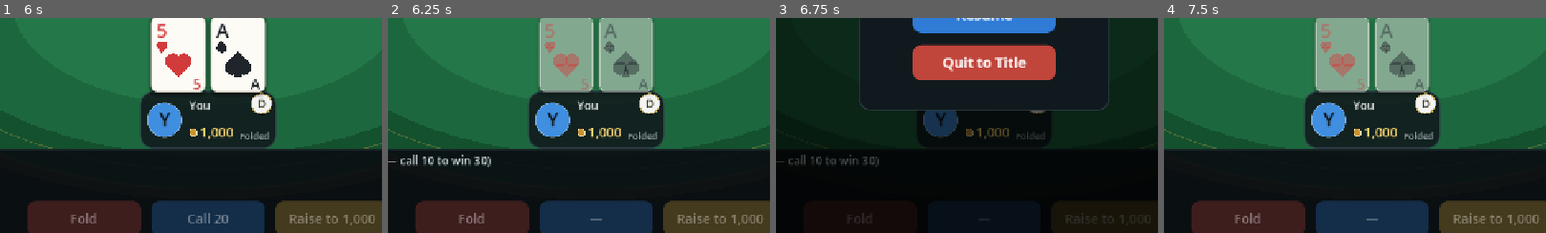
Above: before the commit, frames 1-4 (left to right).
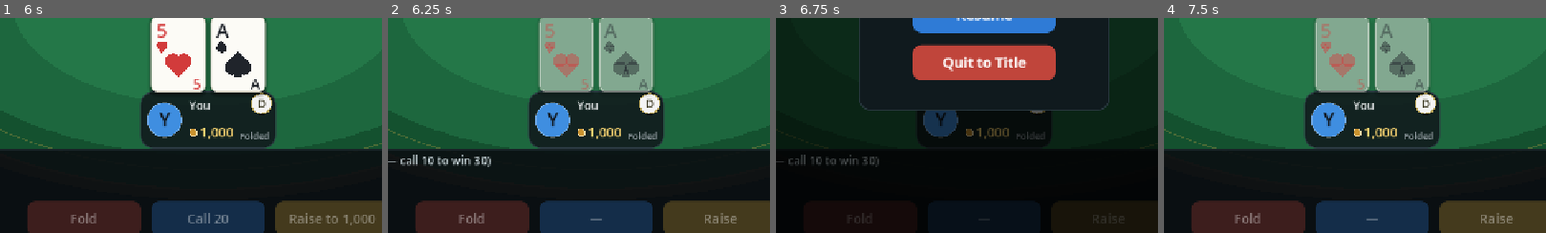
Above: after the commit, the same moments.

Repository: steve-hewitt/holdem-holdup
Game: Godot game, scene res://scenes/main.tscn
Same seed, same stepped clock (60 frames per second), same inputs: the game is played once before the commit and once after it.
Inputs (mouse positions are % of the whole screen's width and height, from its top left):
- Up to frame 1 (6 s): click "DEAL ME IN" at 0.5 s; tap Enter at 1.25 s; move the mouse to (72, 45) at 1.27 s; hold Up 1.28-2 s; hold Shift 1.28-2 s; click (72, 45) at 1.42 s; tap Space at 1.52, 1.82 s; drag from (30, 55) to (45, 70) at 2.02 s; click "Min" at 2.75 s; click "½ Pot" at 3.5 s; click "Pot" at 4.25 s; click "Max" at 5 s; click "Fold" at 5.75 s
- Up to frame 2 (6.25 s): no input
- Up to frame 3 (6.75 s): click "Menu" at 6.5 s
- Up to frame 4 (7.5 s): click "Resume" at 7.25 s
The pictures show only the part of the screen within x 23-73%, y 49-99%; the shares and areas given below are measured in that part.

Frame 1 is identical in both runs. In frame 2, 0.5% of the frame differs, in the area x 75-98%, y 90-97%; in frame 3, 0.1%; in frame 4, 0.5%.

Commit message:
Casino all-in exposure: flip hands when pot is all-in, slow runout, slowest river
- Engine: _run_out_and_showdown emits all_in_showdown when every
  contender is all-in with board to come; runout street events carry a
  flag; exposed hands stay in revealed_ids under any muck policy
- Table: 'All-in! Cards on their backs!' banner, staggered exposure
  flips without strength announcements, slower card flight on runouts,
  sweat holds per street (flop 0.55, turn 0.9, river 1.5 plus a river
  banner), exposed hands skip the final re-flip and only get announced
- Tests: exposure only with all contenders all-in and board incomplete,
  no exposure on rivers or with a live player, muck union, UI flip and
  refresh persistence, runout community face-up, human verb agreement

Diff:
--- a/scripts/core/poker_game.gd
+++ b/scripts/core/poker_game.gd
@@ -51,6 +51,8 @@
 ## Showdown reveal order (player ids) and the subset actually flipped face-up.
 var reveal_order: Array = []
 var revealed_ids: Array = []
+## Contenders exposed early by an all-in runout (subset of revealed_ids).
+var exposed_ids: Array = []
 ## Reveal policy override; defaults to the project setting in setup().
 var showdown_reveal_mode: String = REVEAL_SHOW_ALL
 
@@ -79,6 +81,7 @@
 	last_aggressor = -1
 	reveal_order.clear()
 	revealed_ids.clear()
+	exposed_ids.clear()
 	deck = Deck.new(seed_value)
 	button = -1
 	hand_number = 0
@@ -100,6 +103,7 @@
 	last_pots.clear()
 	reveal_order.clear()
 	revealed_ids.clear()
+	exposed_ids.clear()
 	last_aggressor = -1
 	hand_over = false
 
@@ -371,10 +375,30 @@
 
 
 func _run_out_and_showdown() -> void:
+	# Casino rule: when every remaining contender is all-in with board still
+	# to come, hands are exposed before the runout so the table can sweat it.
+	var exposed := _exposed_all_in_ids()
+	exposed_ids = exposed.duplicate()
+	if not exposed.is_empty():
+		_event({"type": "all_in_showdown", "players": exposed})
 	while street < Street.RIVER:
 		street += 1
-		_deal_street_cards()
+		_deal_street_cards(not exposed.is_empty())
 	_do_showdown()
+
+
+## Player ids whose hole cards must be flipped now: every contender is
+## all-in and the board is incomplete. Empty when normal covering applies
+## (someone can still bet, or the board is already out).
+func _exposed_all_in_ids() -> Array:
+	if community.size() >= 5:
+		return []
+	var ids: Array = []
+	for p in _contenders():
+		if not p.all_in:
+			return []
+		ids.append(p.id)
+	return ids if ids.size() > 1 else []
 
 
 func _do_showdown() -> void:
@@ -395,6 +419,8 @@
 		p.has_acted = true
 		p.net_last = p.won_last - p.committed
 	reveal_order = _compute_reveal_order()
+	# Hands exposed mid-runout stay up no matter the muck policy.
+	revealed_ids = exposed_ids.duplicate()
 	if showdown_reveal_mode == REVEAL_MUCK_LOSERS:
 		revealed_ids.clear()
 		for pid in reveal_order:
@@ -402,6 +428,9 @@
 				revealed_ids.append(pid)
 	else:
 		revealed_ids = reveal_order.duplicate()
+	for pid in exposed_ids:
+		if not revealed_ids.has(pid):
+			revealed_ids.append(pid)
 	_build_showdown_results()
 	hand_over = true
 	street = Street.SHOWDOWN
@@ -606,7 +635,7 @@
 	_event({"type": "blind", "player": p.id, "amount": posted, "label": label})
 
 
-func _deal_street_cards() -> void:
+func _deal_street_cards(runout: bool = false) -> void:
 	var count := 3 if street == Street.FLOP else 1
 	var dealt: Array = []
 	for _i in range(count):
@@ -614,7 +643,7 @@
 		community.append(card)
 		dealt.append(card)
 	_event({"type": "street", "street": street, "cards": dealt,
-		"name": street_name()})
+		"name": street_name(), "runout": runout})
 
 
 func _increase_blinds() -> void:
--- a/scripts/ui/table_view.gd
+++ b/scripts/ui/table_view.gd
@@ -62,6 +62,11 @@
 	"street_settle": 0.40,
 	"refund": 0.32,
 	"reveal_stagger": 0.45,
+	"all_in_flip": 0.35,
+	"runout_deal": 0.45,
+	"runout_flop": 0.55,
+	"runout_turn": 0.90,
+	"runout_river": 1.50,
 	"spotlight_hold": 0.90,
 	"showdown_reveal": 0.65,
 	"win": 0.70,
@@ -106,6 +111,7 @@
 var _hole_slots: Dictionary = {}       # player id -> Array[Vector2]
 var _community_slots: Array = []
 var _spotlight: Array = []               # CardViews currently lifted for showdown
+var _exposed: Array = []                 # player ids flipped early by all-in runout
 var _pot_value: int = 0
 var _human_can_raise: bool = false
 var _build_done: bool = false
@@ -409,6 +415,9 @@
 		return false
 	if p.folded:
 		return false
+	# Hands exposed mid-runout stay face-up for the rest of the hand.
+	if _exposed.has(p.id) or game.exposed_ids.has(p.id):
+		return true
 	if not game.revealed_ids.is_empty() and not game.revealed_ids.has(p.id):
 		return false
 	return p.last_hand_name != "" or game.street == PokerGame.Street.SHOWDOWN
@@ -439,22 +448,25 @@
 		if not revealed.has(pid):
 			continue
 		var p: PokerPlayer = game.players[pid]
-		for k in range(_hole_views[pid].size()):
-			if k < p.hole.size():
-				var cv: CardView = _hole_views[pid][k]
-				cv.visible = true
-				cv.set_card(p.hole[k], false)
-		_sync_seats()
-		SoundBank.play("deal", 1.0, -12.0)
-		for k in range(_hole_views[pid].size()):
-			if k < p.hole.size():
-				var cv2: CardView = _hole_views[pid][k]
-				await animate_flip(cv2, p.hole[k])
+		# Runout-exposed hands are already face-up; only announce them.
+		if not _exposed.has(pid):
+			for k in range(_hole_views[pid].size()):
+				if k < p.hole.size():
+					var cv: CardView = _hole_views[pid][k]
+					cv.visible = true
+					cv.set_card(p.hole[k], false)
+			_sync_seats()
+			SoundBank.play("deal", 1.0, -12.0)
+			for k in range(_hole_views[pid].size()):
+				if k < p.hole.size():
+					var cv2: CardView = _hole_views[pid][k]
+					await animate_flip(cv2, p.hole[k])
 		var made := p.last_hand_detail if p.last_hand_detail != "" else p.last_hand_name
+		var verb := "show" if p.is_human else "shows"
 		if made != "":
-			set_status("%s shows %s" % [p.display_name, made])
+			set_status("%s %s %s" % [p.display_name, verb, made])
 		else:
-			set_status("%s shows" % p.display_name)
+			set_status("%s %s" % [p.display_name, verb])
 		await get_tree().create_timer(_pace("reveal_stagger", 0.45), false).timeout
 
 
@@ -523,6 +535,7 @@
 	_history.clear()
 	_last_recorded = ""
 	_history_label.text = ""
+	_exposed.clear()
 	_clear_spotlight()
 	_community_dealt = 0
 
@@ -598,10 +611,19 @@
 				set_status(_action_message(ev))
 				await get_tree().create_timer(dwell, false).timeout
 			"street":
-				await _deal_community(ev["cards"])
+				var runout := bool(ev.get("runout", false))
+				var street_no := int(ev.get("street", -1))
+				if runout and street_no == PokerGame.Street.RIVER:
+					await show_banner("The river…", GOLD, 1.0)
+				await _deal_community(ev["cards"], runout, street_no)
 				_sync_seats()
-				set_status(ev.get("name", "") + " \u2014 " + _turn_status())
+				set_status(ev.get("name", "") + " — " + _turn_status())
 				await get_tree().create_timer(_pace("street_settle", 0.40), false).timeout
+			"all_in_showdown":
+				var exposed: Array = ev.get("players", [])
+				_sync_seats()
+				await show_banner("All-in! Cards on their backs!", GOLD, 1.2)
+				await _expose_hole_cards(exposed)
 			"refund":
 				animate_chip_flight(POT_CENTER * size, seat_center(ev["player"]), Color("#9ad06a"), 2, 0.3)
 				set_status(ev.get("message", ""))
@@ -659,7 +681,7 @@
 	_seat_views[pid].set_turn(true)
 
 
-func _deal_community(cards: Array) -> void:
+func _deal_community(cards: Array, runout: bool = false, street_no: int = -1) -> void:
 	for card in cards:
 		if _community_dealt >= _community_views.size():
 			break
@@ -671,10 +693,47 @@
 		cv.position = DECK_ORIGIN * size - cv.size * 0.5
 		cv.set_card(card, false)
 		SoundBank.play("deal", randf_range(0.9, 1.05))
+		var flight := _pace("runout_deal", 0.45) if runout else 0.16
 		var t := create_tween()
-		t.tween_property(cv, "position", target, 0.16).set_trans(Tween.TRANS_QUAD).set_ease(Tween.EASE_OUT)
+		t.tween_property(cv, "position", target, flight).set_trans(Tween.TRANS_QUAD).set_ease(Tween.EASE_OUT)
 		await t.finished
 		await animate_flip(cv, card)
+		if runout:
+			await get_tree().create_timer(_runout_hold(street_no), false).timeout
+
+
+## Sweat dwell after each runout card: the river holds longest.
+func _runout_hold(street_no: int) -> float:
+	match street_no:
+		PokerGame.Street.RIVER:
+			return _pace("runout_river", 1.50)
+		PokerGame.Street.TURN:
+			return _pace("runout_turn", 0.90)
+		_:
+			return _pace("runout_flop", 0.55)
+
+
+## Flip exposed all-in hands face-up without announcing their strength;
+## the runout itself is the drama.
+func _expose_hole_cards(exposed: Array) -> void:
+	if game == null:
+		return
+	for pid in exposed:
+		if not _exposed.has(pid):
+			_exposed.append(pid)
+		var p: PokerPlayer = game.players[pid]
+		for k in range(_hole_views[pid].size()):
+			if k < p.hole.size():
+				var cv: CardView = _hole_views[pid][k]
+				cv.visible = true
+				cv.set_card(p.hole[k], false)
+		_sync_seats()
+		SoundBank.play("deal", 1.0, -12.0)
+		for k in range(_hole_views[pid].size()):
+			if k < p.hole.size():
+				await animate_flip(_hole_views[pid][k], p.hole[k])
+		set_status("%s is all-in — no more bets" % p.display_name, false)
+		await get_tree().create_timer(_pace("all_in_flip", 0.35), false).timeout
 
 
 func _update_hud() -> void:
@@ -910,6 +969,7 @@
 	_call_button.disabled = true
 	_raise_button.disabled = true
 	_call_button.text = "—"
+	_raise_button.text = "Raise"
 	_raise_slider.visible = false
 	_raise_label.visible = false
 	for b in _quick_buttons:
--- /dev/null
+++ b/test/test_exposure_ui.gd
@@ -0,0 +1,80 @@
+extends GutTest
+
+## UI-side tests for the casino all-in exposure: exposed hands flip face-up
+## and stay up through the runout, and runout community cards arrive face-up.
+
+
+func _make_table() -> TableView:
+	var table := TableView.new()
+	add_child_autofree(table)
+	table.set_anchors_preset(Control.PRESET_TOP_LEFT)
+	table.size = Vector2(1280, 720)
+	table.pace_scale = 0.05
+	return table
+
+
+func _make_exposed_game() -> PokerGame:
+	var defs: Array = []
+	for i in range(4):
+		defs.append({"id": i, "name": "P%d" % i, "chips": 0, "human": false})
+	var game := PokerGame.new()
+	game.setup(defs, 10, 20, 42)
+	game.start_hand()
+	# start_hand ends immediately (everyone broke); repair into a live
+	# all-in spot for seats 0 and 1, with 2 and 3 already folded.
+	for p in game.players:
+		p.out = false
+		p.chips = 0
+		p.all_in = true
+		p.committed = 100
+		p.folded = p.id >= 2
+	game.players[0].hole = [Card.new(14, 0), Card.new(13, 0)]
+	game.players[1].hole = [Card.new(2, 1), Card.new(7, 2)]
+	game.community = [Card.new(5, 0), Card.new(9, 1), Card.new(12, 2)]
+	game.street = PokerGame.Street.FLOP
+	game.hand_over = false
+	return game
+
+
+func test_exposed_hands_read_revealed() -> void:
+	var table := _make_table()
+	var game := _make_exposed_game()
+	table.set_game(game)
+	table._exposed = [0, 1]
+	assert_true(table._revealed(game.players[0]))
+	assert_true(table._revealed(game.players[1]))
+	game.players[1].folded = true
+	assert_false(table._revealed(game.players[1]), "folded stays down")
+
+
+func test_expose_flips_hole_cards_face_up() -> void:
+	var table := _make_table()
+	var game := _make_exposed_game()
+	table.set_game(game)
+	table.refresh_all()
+	var before: CardView = table._hole_views[0][0]
+	assert_false(before.face_up, "AI hole starts face-down")
+	await table._expose_hole_cards([0, 1])
+	assert_eq(table._exposed, [0, 1])
+	for pid in [0, 1]:
+		for k in range(2):
+			var cv: CardView = table._hole_views[pid][k]
+			assert_true(cv.visible)
+			assert_true(cv.face_up, "exposed hole %d:%d is face-up" % [pid, k])
+	table.refresh_all()
+	for pid in [0, 1]:
+		for k in range(2):
+			assert_true((table._hole_views[pid][k] as CardView).face_up,
+				"refresh keeps exposed hands up")
+
+
+func test_runout_community_arrives_face_up() -> void:
+	var table := _make_table()
+	var game := _make_exposed_game()
+	table.set_game(game)
+	table.refresh_all()
+	var dealt := [Card.new(4, 3)]
+	await table._deal_community(dealt, true, PokerGame.Street.RIVER)
+	var cv: CardView = table._community_views[3]
+	assert_true(cv.visible)
+	assert_true(cv.face_up, "runout river arrives face-up")
--- a/test/test_showdown_reveal.gd
+++ b/test/test_showdown_reveal.gd
@@ -8,13 +8,13 @@
 const STACK := 1000
 
 
-func _make_game(count: int = 4, seed_value: int = 777) -> PokerGame:
+func _make_game(count: int = 4, seed_value: int = 777, stack: int = STACK) -> PokerGame:
 	var defs: Array = []
 	for i in range(count):
 		defs.append({
 			"id": i,
 			"name": "P%d" % i,
-			"chips": STACK,
+			"chips": stack,
 			"human": false,
 			"personality": "balanced",
 		})
@@ -171,3 +171,113 @@
 	assert_false(PokerGame.card_matches(a, other))
 	assert_false(PokerGame.card_matches(a, null))
 	assert_eq(PokerGame.card_indices([other, a, twin], a), [1, 2])
+
+
+func _all_in_types(events: Array) -> Array:
+	var types: Array = []
+	for ev in events:
+		types.append(ev.get("type", ""))
+	return types
+
+
+func test_all_in_runout_exposes_hands() -> void:
+	var game := _make_game(2, 99, 60)
+	game.start_hand()
+	assert_eq(game.current_player().id, 0, "heads-up small blind opens")
+	game.apply("raise", 60)
+	var last: Array = game.apply("call")
+	assert_true(game.hand_over)
+	var types := _all_in_types(last)
+	assert_true(types.has("all_in_showdown"), "exposure opens the runout")
+	var exposure: Dictionary = last[types.find("all_in_showdown")]
+	assert_eq(exposure["players"], [0, 1])
+	assert_eq(game.exposed_ids, [0, 1])
+	for ev in last:
+		if ev.get("type", "") == "street":
+			assert_true(bool(ev.get("runout", false)), "runout streets are flagged")
+	assert_true(types.find("all_in_showdown") < types.find("showdown"))
+	assert_true(types.find("showdown") < types.find("win"))
+
+
+func test_no_exposure_when_board_complete() -> void:
+	var game := _make_game(2, 5, 60)
+	game.start_hand()
+	game.events.clear()
+	game.street = PokerGame.Street.RIVER
+	game.community = [
+		Card.new(14, 0), Card.new(13, 1), Card.new(9, 2),
+		Card.new(5, 3), Card.new(3, 0)]
+	for i in range(2):
+		game.players[i].hole = [Card.new(2 + i, 0), Card.new(7 + i, 1)]
+		game.players[i].chips = 0
+		game.players[i].all_in = true
+		game.players[i].committed = 60
+	game.button = 0
+	game._run_out_and_showdown()
+	assert_false(_all_in_types(game.events).has("all_in_showdown"),
+		"river all-ins go straight to the ordered reveal")
+
+
+func test_no_exposure_when_one_player_live() -> void:
+	var game := _make_game(2, 6, 500)
+	game.start_hand()
+	game.events.clear()
+	game.street = PokerGame.Street.PREFLOP
+	game.community = []
+	game.deck = Deck.new(6)
+	game.players[0].chips = 0
+	game.players[0].all_in = true
+	game.players[0].committed = 100
+	game.players[0].hole = [Card.new(14, 0), Card.new(14, 1)]
+	game.players[1].chips = 400
+	game.players[1].all_in = false
+	game.players[1].committed = 100
+	game.players[1].hole = [Card.new(2, 0), Card.new(7, 1)]
+	game.button = 0
+	game._run_out_and_showdown()
+	assert_true(game.exposed_ids.is_empty(), "a live player keeps cards covered")
+	for ev in game.events:
+		if ev.get("type", "") == "street":
+			assert_false(bool(ev.get("runout", false)))
+
+
+func test_exposed_hands_stay_revealed_in_muck_mode() -> void:
+	var game := _make_game(2, 99, 60)
+	game.showdown_reveal_mode = "muck_losers"
+	game.start_hand()
+	game.apply("raise", 60)
+	game.apply("call")
+	assert_true(game.hand_over)
+	assert_eq(game.revealed_ids.size(), 2, "exposed losers stay face-up")
+	for r in game.showdown_results:
+		assert_true(r.get("revealed", false))
+
+
+func test_human_win_message_uses_base_verb() -> void:
+	var defs: Array = []
+	for i in range(2):
+		defs.append({"id": i, "name": "P%d" % i, "chips": 0, "human": i == 0})
+	var game := PokerGame.new()
+	game.setup(defs, SB, BB, 5)
+	game.events.clear()
+	game.street = PokerGame.Street.RIVER
+	game.community = [
+		Card.new(14, 0), Card.new(13, 1), Card.new(9, 2),
+		Card.new(5, 3), Card.new(3, 0)]
+	game.players[0].hole = [Card.new(14, 1), Card.new(2, 0)]
+	game.players[1].hole = [Card.new(4, 0), Card.new(7, 1)]
+	for i in range(2):
+		game.players[i].out = false
+		game.players[i].chips = 0
+		game.players[i].all_in = true
+		game.players[i].committed = 60
+		game.players[i].folded = false
+	game.button = 0
+	game._do_showdown()
+	var won := false
+	for ev in game.events:
+		if ev.get("type", "") == "win" and int(ev.get("player", -1)) == 0:
+			won = true
+			assert_true(str(ev.get("message", "")).contains("win 120"),
+				"human win message was: %s" % ev.get("message", ""))
+	assert_true(won, "human takes the pot")
Not shown, added: test/test_exposure_ui.gd.uid
